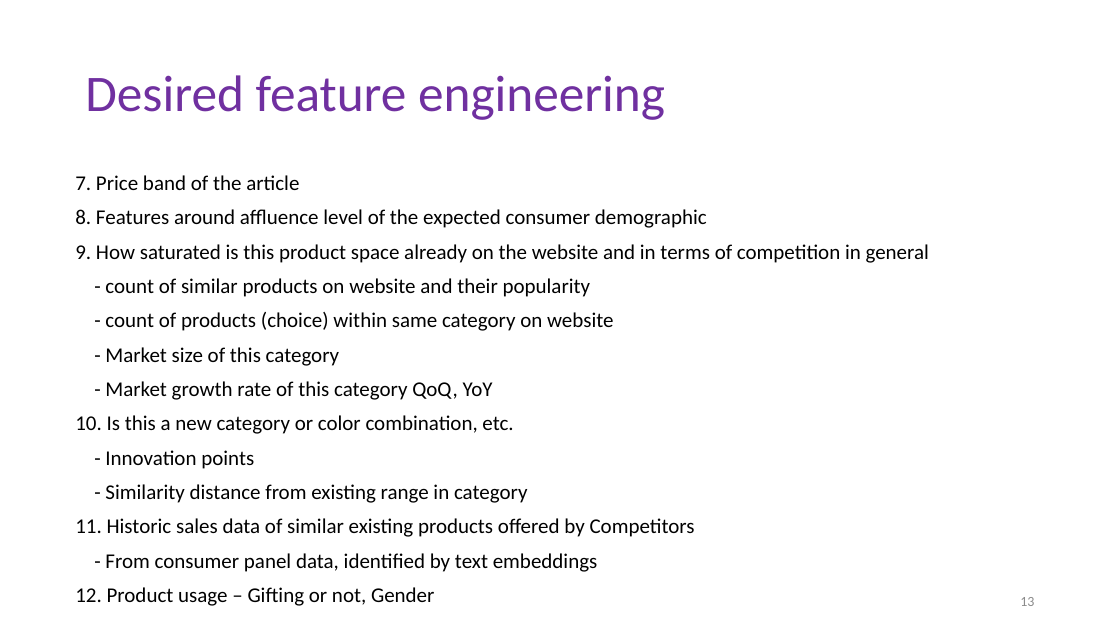
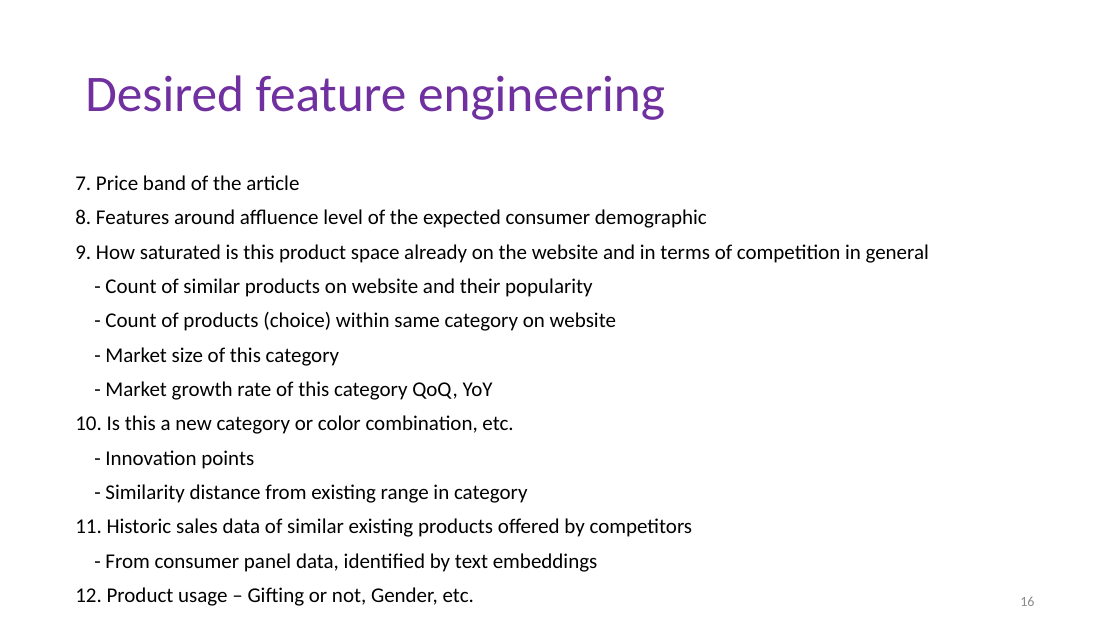
Before and after one commit to garima26/thebrand, a slide deck: slide 16 of The Brand.pptx (slide 13 before the commit). Drawn at 1120x630 pixels with LibreOffice and Linux fonts; fonts in the diff are those of the drawing. Boxes give left, top, right and bottom in pixels: in the first picture for what was removed or moved away, otherwise in the second. Text is boxed around its words. In the diff, an @@ line names an element or a change of style, - is before the commit and + after.

```diff
--- a/The Brand.pptx
+++ b/The Brand.pptx
@@ text at (105,278,616,331): text changed @@
-- count of similar products on website and their popularity
-- count of products (choice) within same category on website
+- Count of similar products on website and their popularity
+- Count of products (choice) within same category on website
@@ text at (75,518,693,537): text changed @@
-11. Historic sales data of similar existing products offered by Competitors
+11. Historic sales data of similar existing products offered by competitors
@@ text at (75,587,474,606): text changed @@
-12. Product usage – Gifting or not, Gender
+12. Product usage – Gifting or not, Gender, etc.
@@ page number at (1020,597,1034,606): text changed @@
-13
+16
```
Also in this commit, not shown: 11 other slides changed, 3 slides added, 1 other file.
